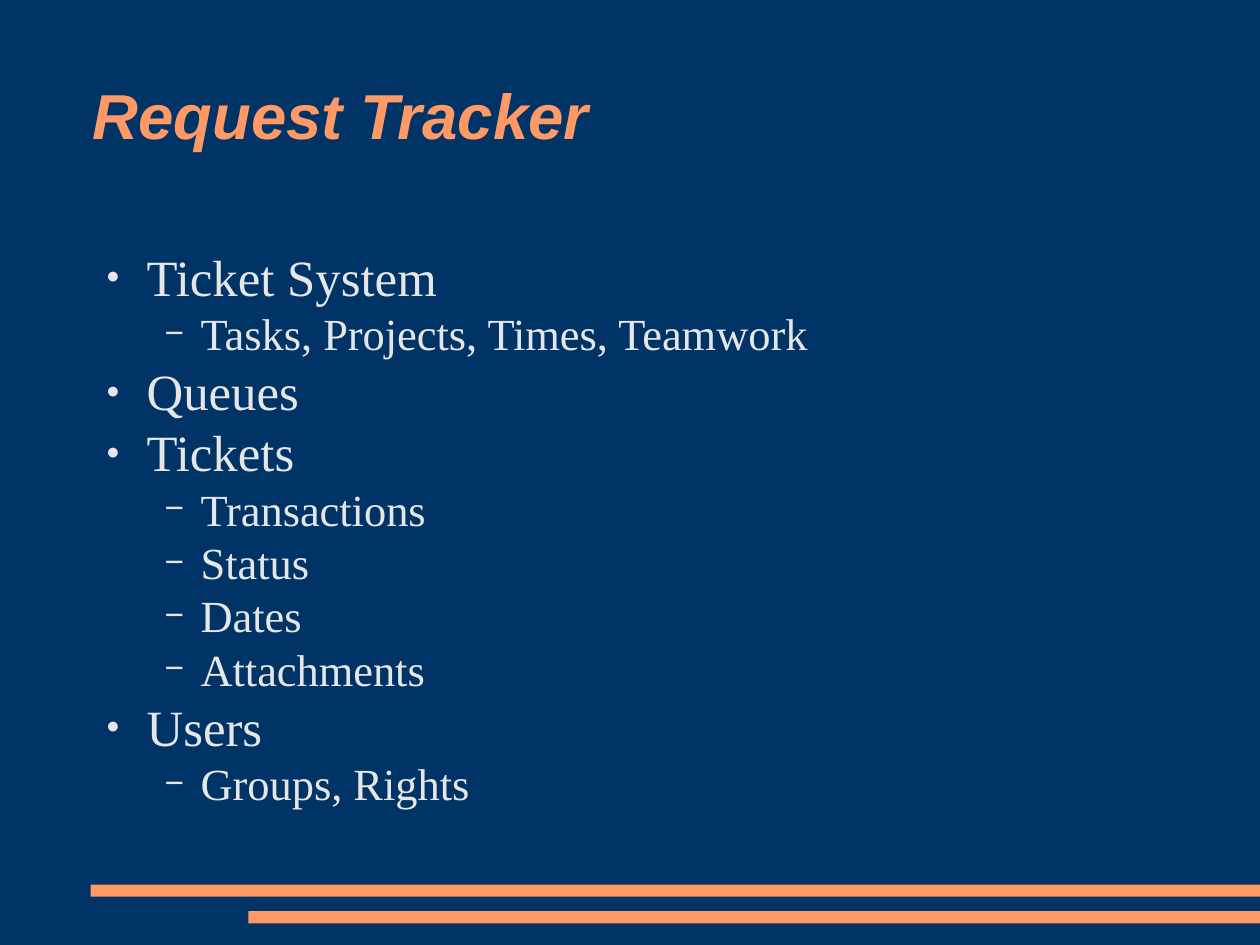
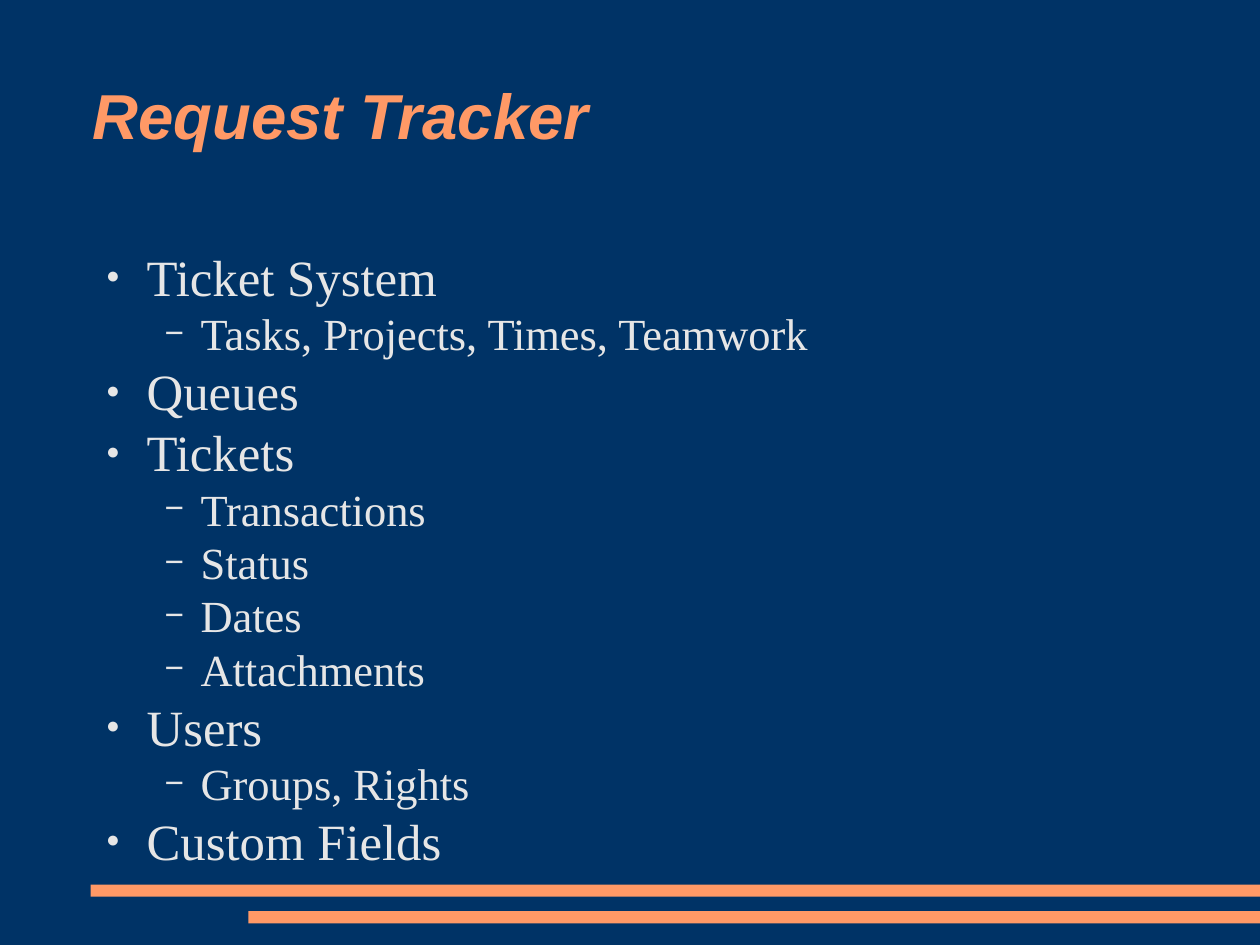
Before and after one commit to racke/Presentations, a slide deck: slide 2 of npw2009/rt38.odp. Drawn at 1260x945 pixels with LibreOffice and Linux fonts; fonts in the diff are those of the drawing. Boxes give left, top, right and bottom in pixels: in the first picture for what was removed or moved away, otherwise in the second. Text is boxed around its words. In the diff, an @@ line names an element or a change of style, - is before the commit and + after.

```diff
--- a/npw2009/rt38.odp
+++ b/npw2009/rt38.odp
@@ text at box(147, 824, 441, 861): paragraph added @@
+● Custom Fields
```
Also in this commit, not shown: 3 other slides changed, 1 slide added.
